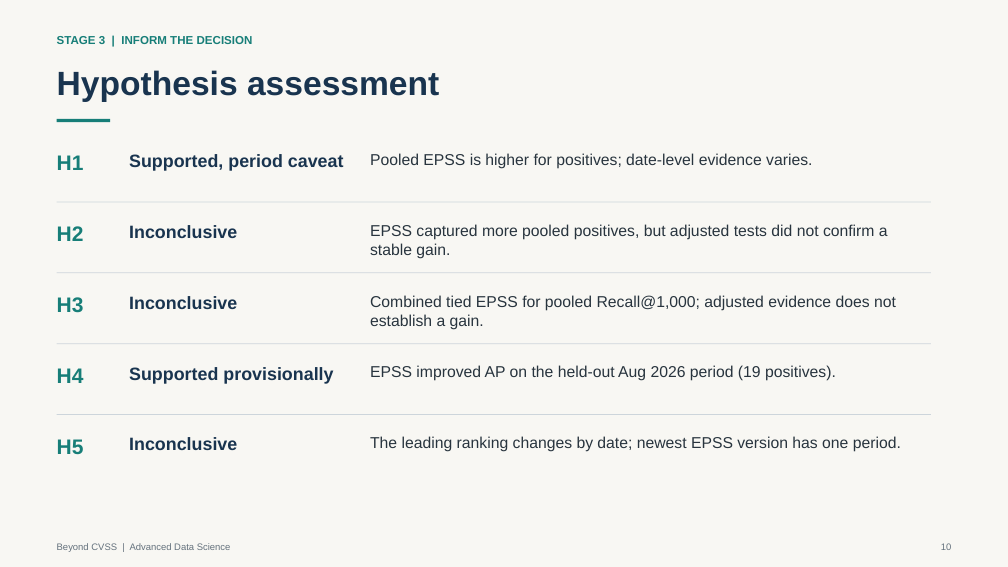
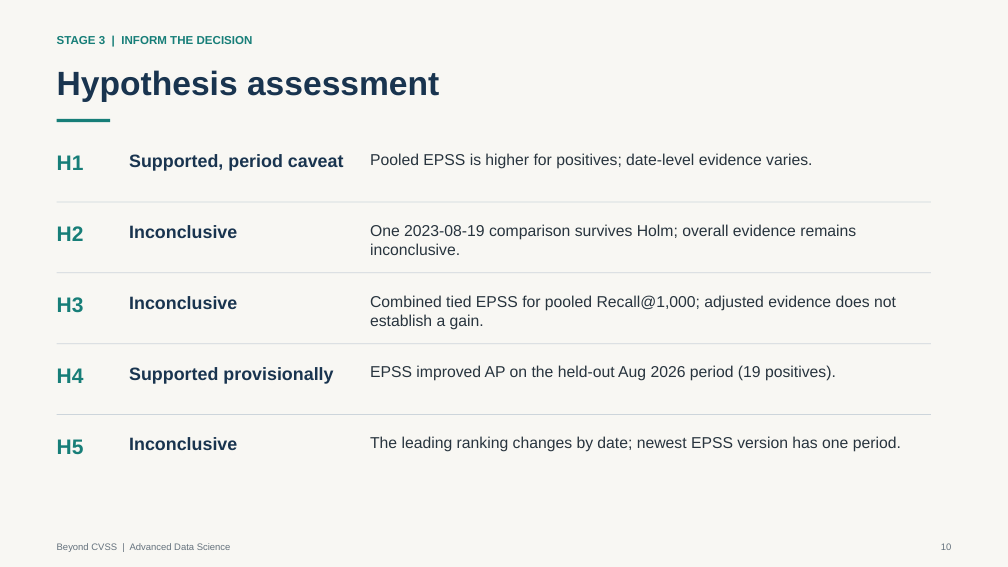
Before and after one commit to novaayanshh/beyond_cvss, a slide deck: slide 10 of docs/slides.pptx. Drawn at 1008x567 pixels with LibreOffice and Linux fonts; fonts in the diff are those of the drawing. Boxes give left, top, right and bottom in pixels: in the first picture for what was removed or moved away, otherwise in the second. Text is boxed around its words. In the diff, an @@ line names an element or a change of style, - is before the commit and + after.

```diff
--- a/docs/slides.pptx
+++ b/docs/slides.pptx
@@ text at (370,224,856,255): text changed @@
-EPSS captured more pooled positives, but adjusted tests did not confirm a stable gain.
+One 2023-08-19 comparison survives Holm; overall evidence remains inconclusive.
```
Also in this commit, not shown: 3 other slides changed, 12 other files.
